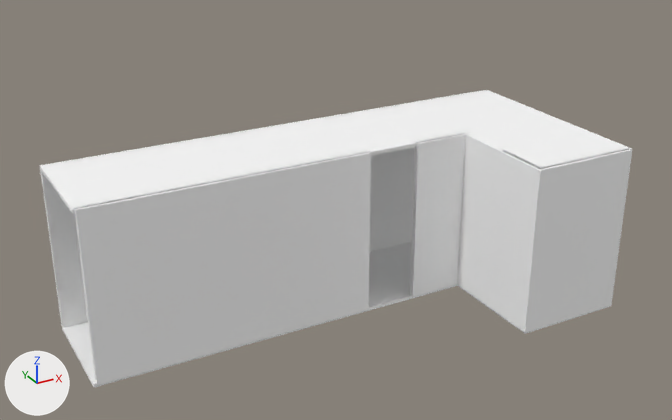
The FBX model Projektarbeit/Assets/FBX/Rooms/Corridor1.fbx as it was, and as the next commit left it.
One viewpoint serves both versions: a 50 mm camera at (-9.29, -6.93, 6.72) aimed at (-3.69, 3.24, 1.64). Lighting does not change. The marker at lower left points along +X, +Y and +Z. Where no turn or scale is listed for an object, it has been applied to the vertices. Vertices at the same position are counted once.

The first picture shows 'FloorTile_2', 'WallTile', 'WallTile_2', 'WallTile_3', 'WallTile_4', 'WallTile_5', 'ceil', 'ceil_2'.
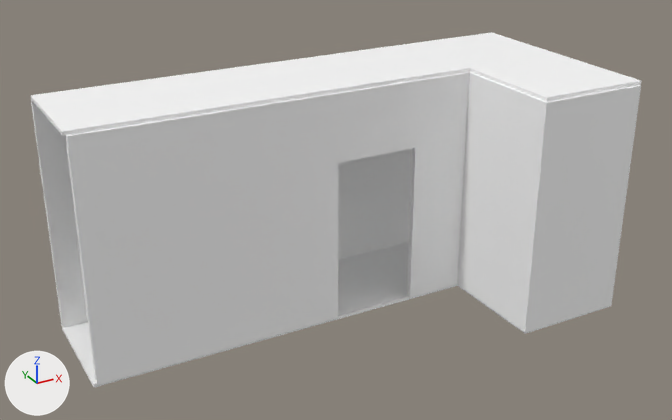
The change, as a list of edits to the scene's bpy script:
```text
Change me_mesh_006:
    where me_mesh_006.from_pydata(...)  # 8 vertices, 6 faces; spans x 4.04..5.56, y -1.64..-1.56, z 0.0..2.4
    used by ob_walltile_3; location = (-5.6, 3.2, 0.0)
    me_mesh_006 part 2: the whole mesh is scaled about the mesh origin by (1, 1, 1.38)
Change me_mesh_005:
    where me_mesh_005.from_pydata(...)  # 8 vertices, 6 faces; spans x 3.96..4.04, y -1.64..0.04, z 0.0..2.4
    used by ob_walltile_2; location = (-5.6, 3.2, 0.0)
    me_mesh_005 part 1: the whole mesh is scaled about the mesh origin by (1, 1, 1.38)
Change me_mesh_007:
    where me_mesh_007.from_pydata(...)  # 8 vertices, 6 faces; spans x -1.56..2.4, y -0.04..0.04, z 0.0..2.4
    used by ob_walltile_4; location = (-5.6, 3.2, 0.0)
    me_mesh_007 part 3: the whole mesh is scaled about its middle by (0.874, 1, 1.38), then moved by (-0.25, 0.0, 0.45)
Change me_mesh_008:
    where me_mesh_008.from_pydata(...)  # 8 vertices, 6 faces; spans x -0.8..6.36, y -0.04..0.04, z 0.0..2.4
    used by ob_walltile_5; location = (-6.4, 4.8, 0.0)
    me_mesh_008 part 4: the whole mesh is scaled about the mesh origin by (1, 1, 1.38)
Change me_mesh_004:
    used by ob_walltile; location = (-5.6, 3.2, 0.0)
    remove me_mesh_004.from_pydata(...)  # 8 vertices, 6 faces; spans x 3.16..3.96, y -0.04..0.04, z 0.0..2.4
    add me_mesh_004.from_pydata(...)  # 16 vertices, 14 faces; spans x 1.9..3.96, y -0.04..0.04, z 0.0..3.3
    me_mesh_004 part 5: 2 vertices moved from x 3.16, y -0.04..0.04, z 0.0 to x 3.11, y -0.04..0.04, z 0.0; 4 vertices removed from x 3.16..3.96, y -0.04..0.04, z 2.4; 12 vertices added at x 1.9..3.96, y -0.04..0.04, z 2.35..3.3
Change ob_ceil_2:
    ob_ceil_2.location: (-7.2, 3.2, 2.4) -> (-7.2, 3.2, 3.35)
Change ob_ceil:
    ob_ceil.location: (-7.2, 3.2, 2.4) -> (-7.2, 3.2, 3.35)
```

Pixel boxes (x1, y1, x2, y2) of what changed, in the pictures (672 x 420 px):
'WallTile_4', mesh rescaled (8% narrower, 25% taller)
    before: (75, 152, 371, 385)
    after: (65, 93, 338, 385)
'ceil_2', moved
    before: (40, 90, 553, 214)
    after: (31, 32, 558, 136)
'WallTile_3', mesh rescaled (9% wider, 34% taller)
    before: (529, 148, 632, 331)
    after: (529, 85, 641, 331)
'WallTile_2', mesh rescaled (7% wider, 30% taller)
    before: (457, 132, 545, 333)
    after: (457, 72, 551, 333)
'WallTile', reshaped (133% wider, 38% taller)
    before: (410, 133, 466, 297)
    after: (338, 72, 470, 298)
'WallTile_5', mesh rescaled
    before: (40, 90, 486, 328)
    after: (30, 98, 412, 328)
'ceil', moved
    before: (467, 117, 632, 169)
    after: (470, 54, 641, 101)
